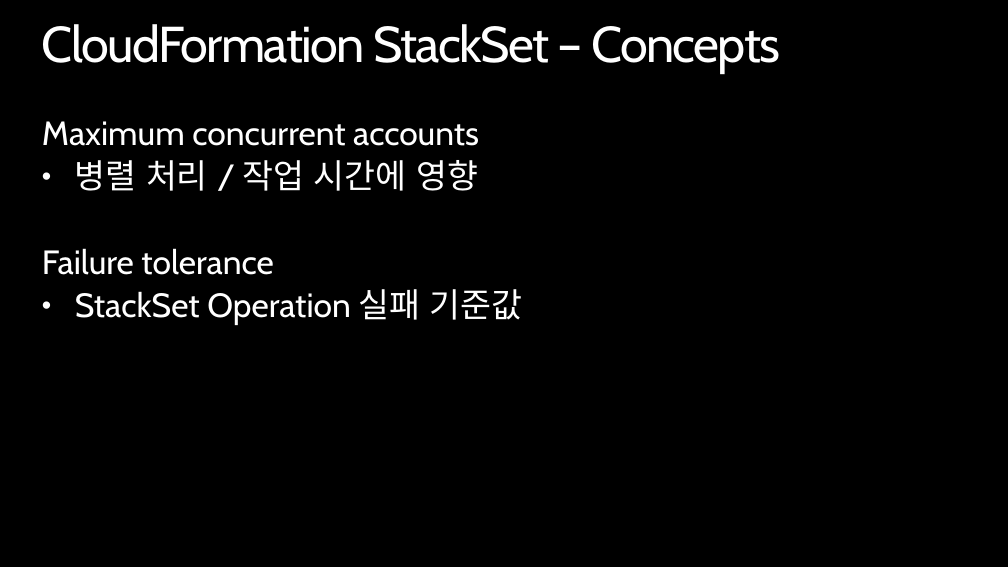
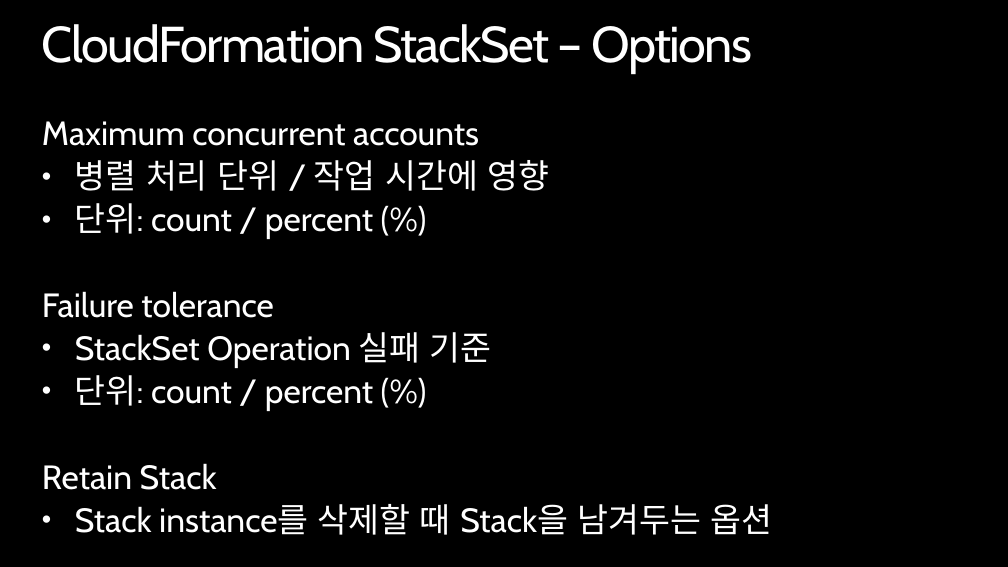
Before and after one commit to giseongeom/presentations, a slide deck: slide 21 of 2019/2019.03.12-AWS-pangyo/aws-cfn-stackset.pptx. Drawn at 1008x567 pixels with LibreOffice and Linux fonts; fonts in the diff are those of the drawing; background and template pictures are left out. Boxes give left, top, right and bottom in pixels: in the first picture for what was removed or moved away, otherwise in the second. Text is boxed around its words. In the diff, an @@ line names an element or a change of style, - is before the commit and + after.

```diff
--- a/2019/2019.03.12-AWS-pangyo/aws-cfn-stackset.pptx
+++ b/2019/2019.03.12-AWS-pangyo/aws-cfn-stackset.pptx
@@ title at [42, 24, 752, 73]: text changed @@
-CloudFormation StackSet – Concepts
+CloudFormation StackSet – Options
@@ text at [75, 160, 549, 239]: text changed @@
-• 병렬 처리 / 작업 시간에 영향
+• 병렬 처리 단위 / 작업 시간에 영향
+• 단위: count / percent (%)
@@ text at [42, 332, 773, 535]: text changed @@
-• StackSet Operation 실패 기준값
+• StackSet Operation 실패 기준
+• 단위: count / percent (%)
+Retain Stack
+• Stack instance를 삭제할 때 Stack을 남겨두는 옵션
```
Also in this commit, not shown: 2 other slides changed, 1 slide added, 4 other files.
